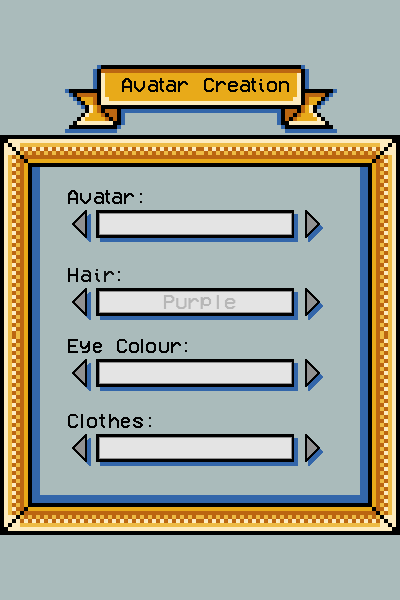
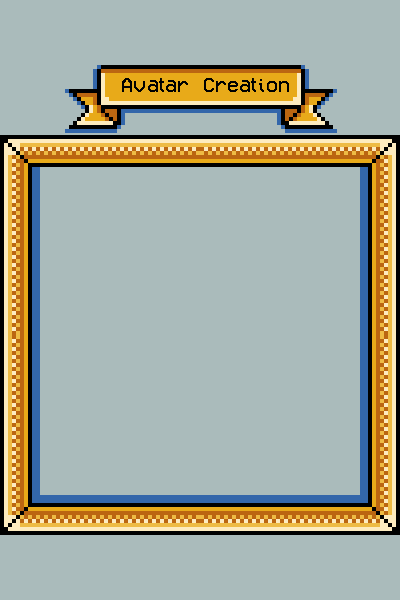
Two versions of the same layered image (400x600). Layer-by-layer changes:
hid "Purple" over [163, 295, 236, 309]
added layer "Layer 5" above "Layer 7 copy" over [68, 190, 323, 466]
